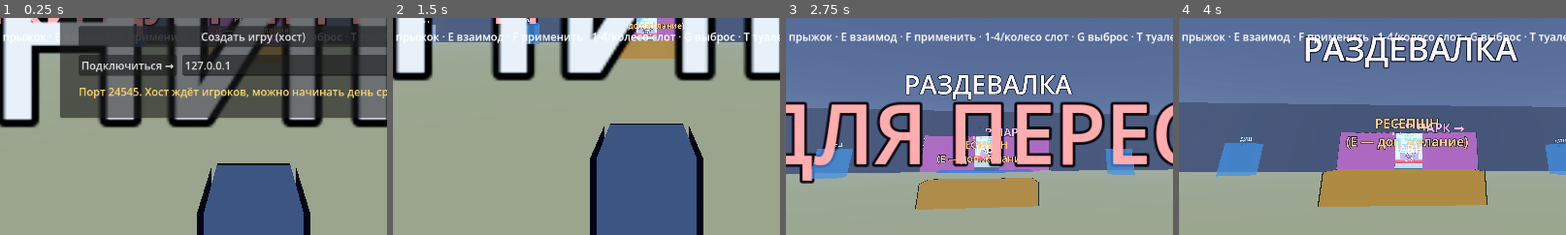
Above: before the commit, frames 1-4 (left to right).
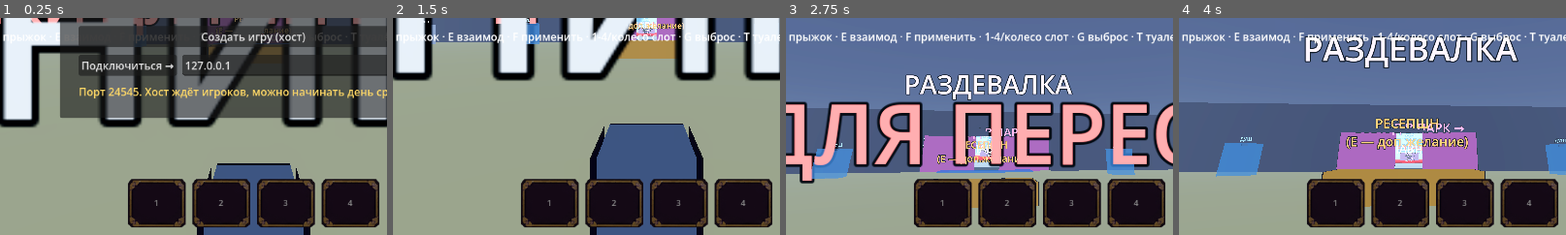
Above: after the commit, the same moments.

Repository: evangelipeep/Red-Wave
Game: Godot game, scene res://world/ParkGreybox.tscn
The game is run twice, just before and just after one commit, with the same random seed, the same clock (stepped at 60 frames per second) and the same inputs. The project has no main scene, so this scene is started directly.
Inputs (mouse positions are % of the whole screen's width and height, from its top left):
- Up to frame 1 (0.25 s): no input
- Up to frame 2 (1.5 s): click "Одиночная игра" at 0.5 s; click "В раздевалку (Enter)" at 1.25 s
- Up to frame 3 (2.75 s): tap Enter (ui_accept) at 2 s; move the mouse to (55, 50) at 2.02 s; hold W (move_forward) from 2.03 s (still down); hold F (eat_food) from 2.03 s (still down); click (55, 50) at 2.17 s; tap Space (jump) at 2.27 s
- Up to frame 4 (4 s): keep holding W (move_forward); move the mouse to (45, 50) at 2.77 s; release F (eat_food) at 2.78 s; right-click (45, 50) at 2.85 s; tap Space (jump) at 3.02 s; move the mouse to (52, 48) at 3.52 s; hold E (interact) from 3.53 s (still down)
The pictures show only the part of the screen within x 17-67%, y 47-97%; the shares and areas given below are measured in that part.

The runs differ from the first frame. In frame 1, 13% of the frame differs, in the area x 33-98%, y 74-97%; in frame 2, 13%; in frame 3, 13%; in frame 4, 13%.

Commit message:
feat(ui): хотбар-слоты видны всегда (пустые рамки без предметов)
HUD рисует минимум 4 слота всегда (MIN_HOTBAR_SLOTS); сверх — занятые
таблетками/пистолетом. Пустой слот = рамка + номер, без иконки (приглушён).
Проверено: без предметов видно 4 пустых слота.

Co-Authored-By: Claude Opus 4.8 <noreply@anthropic.com>

Diff:
--- a/ui/HUD.gd
+++ b/ui/HUD.gd
@@ -28,6 +28,7 @@
 var _tex_gun: Texture2D
 
 const HOTBAR_SLOTS := 6           # пул слотов: до 4 подносов + таблетки + пистолет
+const MIN_HOTBAR_SLOTS := 4       # столько пустых слотов видно всегда
 var _last_selected: int = -1      # для анимации «отдачи» при смене активного слота
 
 func _ready() -> void:
@@ -244,18 +245,27 @@
 			_pop_slot((_slots[sel] as Dictionary)["panel"] as Control)
 		_last_selected = sel
 
+	# Слоты видны ВСЕГДА (минимум 4 пустых), сверх — занятые таблетками/пистолетом.
+	var shown := clampi(maxi(MIN_HOTBAR_SLOTS, hb.size()), 0, _slots.size())
 	for i in _slots.size():
 		var s: Dictionary = _slots[i]
 		var panel := s["panel"] as PanelContainer
 		var label := s["label"] as Label
-		if i >= hb.size():
+		if i >= shown:
 			panel.visible = false
 			continue
 		panel.visible = true
 		var selected := i == sel
 		panel.add_theme_stylebox_override("panel", Look.slot_style(selected))
+		var key := "%d" % (i + 1) if i < 4 else "·"   # цифры только для первых четырёх
+		if i >= hb.size():
+			# Пустой слот: только рамка + номер, без иконки.
+			(s["tex"] as TextureRect).visible = false
+			(s["icon"] as Label).visible = false
+			label.text = key
+			panel.modulate = Color(0.55, 0.55, 0.55)
+			continue
 		panel.modulate = Color(1, 1, 1) if selected else Color(0.82, 0.82, 0.82)
-		var key := "%d" % (i + 1) if i < 4 else "·"   # цифры только для первых четырёх
 		var entry: Dictionary = hb[i]
 		match str(entry["kind"]):
 			"tray":
